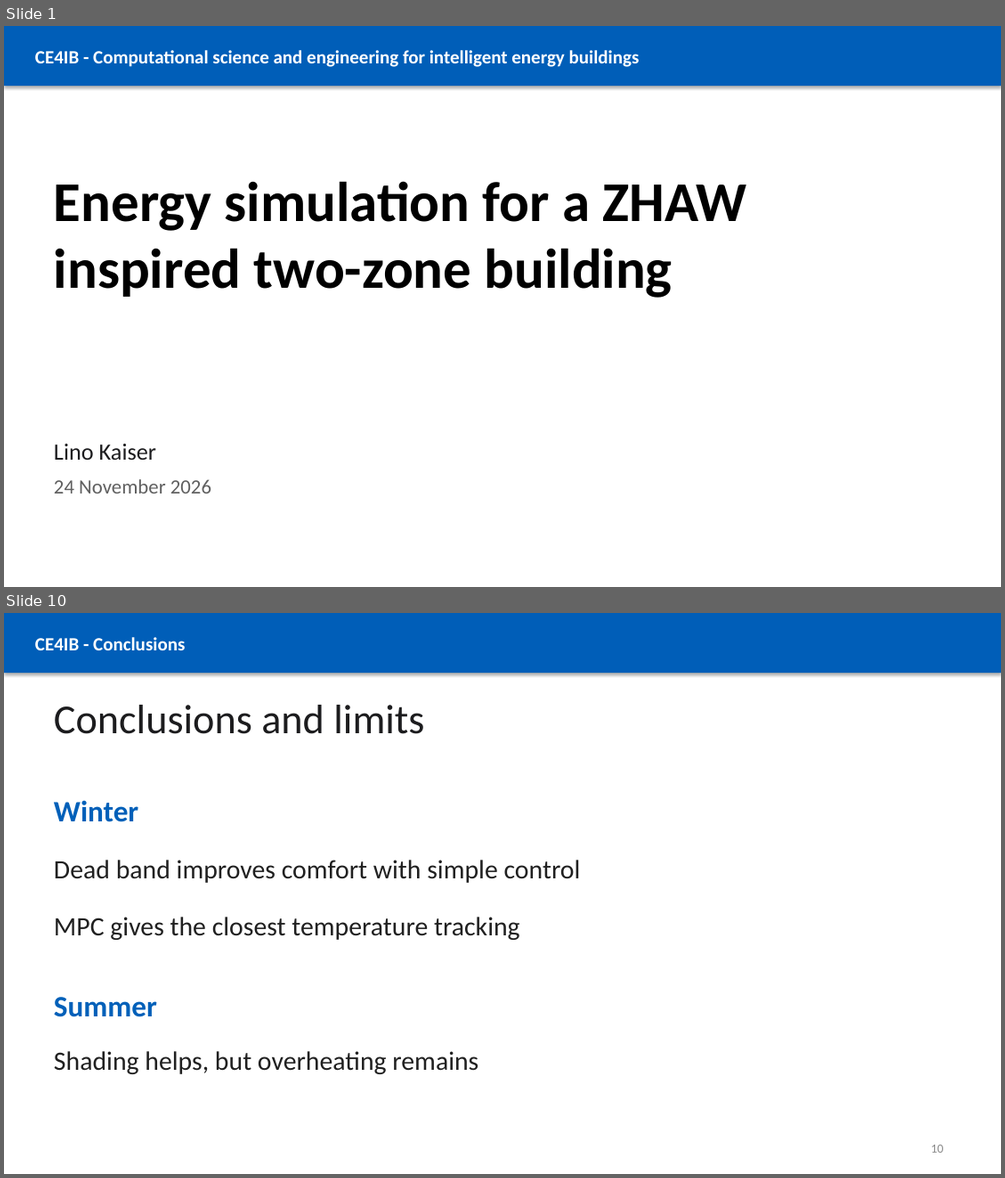
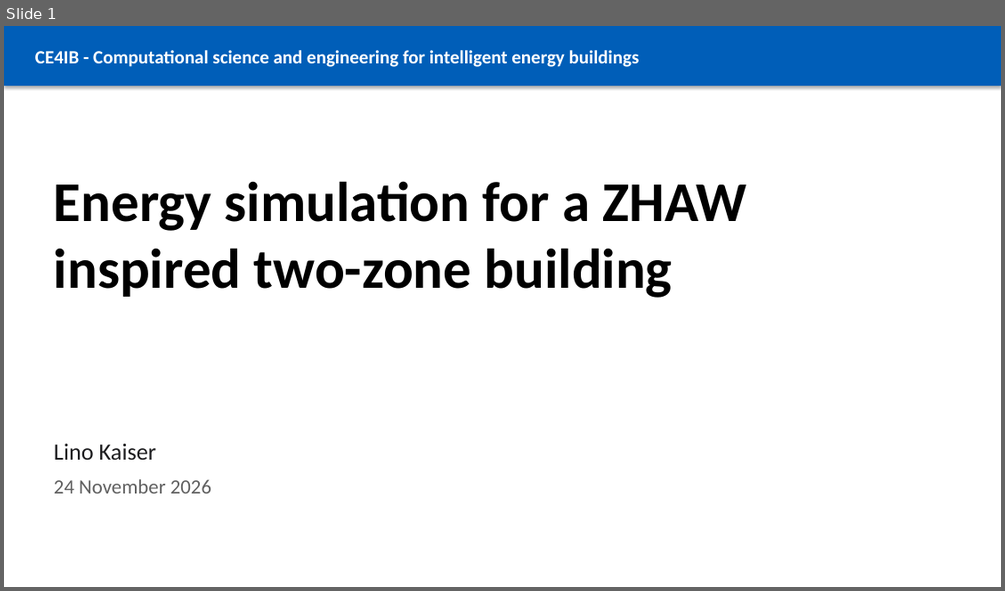
Before and after one commit to linokaiser/CE4IB, a slide deck: presentations/CE4IB_Building_Energy_Simulation.pptx. Shown one above the other, each under a label of ours: slides 1 and 10 before the commit, slide 1 after it; the slides between them are not shown. The pictures are 1005x1178 and 1005x591 pixels, drawn with LibreOffice and Linux fonts; fonts in the diff are those of the drawing. Boxes give left, top, right and bottom in pixels: in the first picture for what was removed or moved away, otherwise in the second. Text is boxed around its words. In the diff, an @@ line names an element or a change of style, - is before the commit and + after.

Commit message:
added p controller, updated präsi

```diff
--- a/presentations/CE4IB_Building_Energy_Simulation.pptx
+++ b/presentations/CE4IB_Building_Energy_Simulation.pptx
@@ slide 10 removed at (4, 613, 1001, 1174), background #FFFFFF @@
@@ rectangle removed at (4, 613, 1001, 673) @@
@@ text removed at (35, 637, 185, 650) @@
-CE4IB - Conclusions
@@ title removed at (54, 705, 424, 734) @@
-Conclusions and limits
@@ text removed at (54, 800, 138, 822) @@
-Winter
@@ text removed at (54, 860, 581, 883) @@
-Dead band improves comfort with simple control
@@ text removed at (54, 916, 520, 940) @@
-MPC gives the closest temperature tracking
@@ text removed at (54, 997, 157, 1017) @@
-Summer
@@ text removed at (54, 1051, 478, 1074) @@
-Shading helps, but overheating remains
@@ page number removed at (930, 1144, 943, 1152) @@
-10
```
Also in this commit, not shown: 4 slides changed, 3 slides added, 4 other slides removed, 5 other files.
